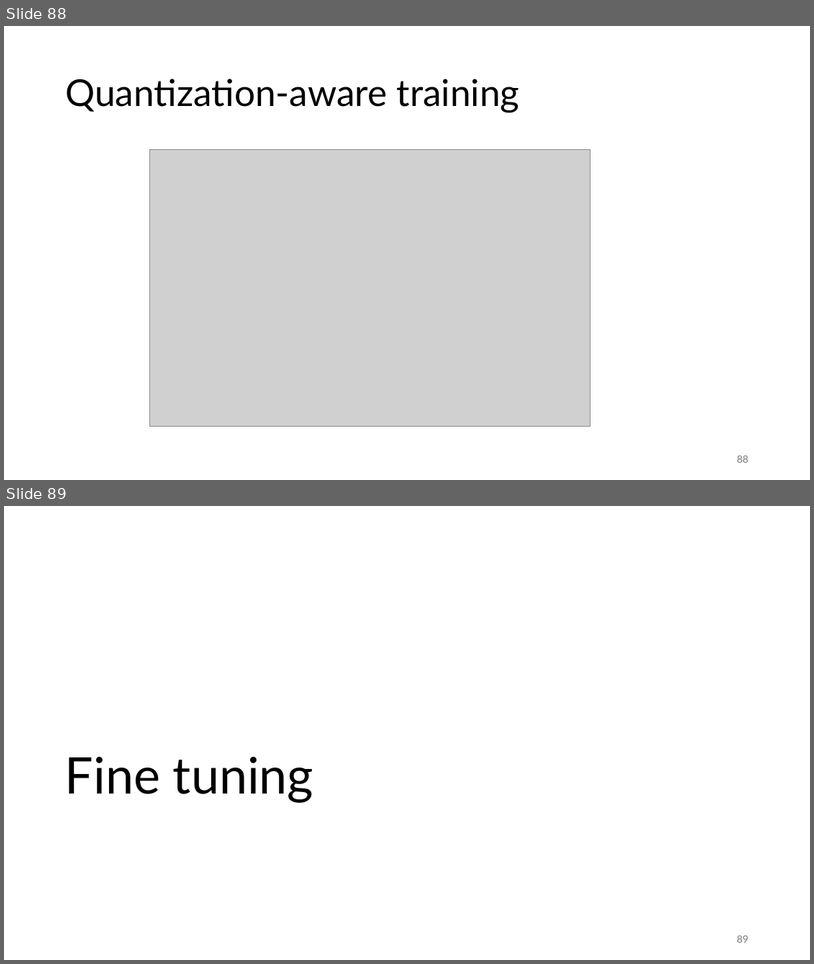
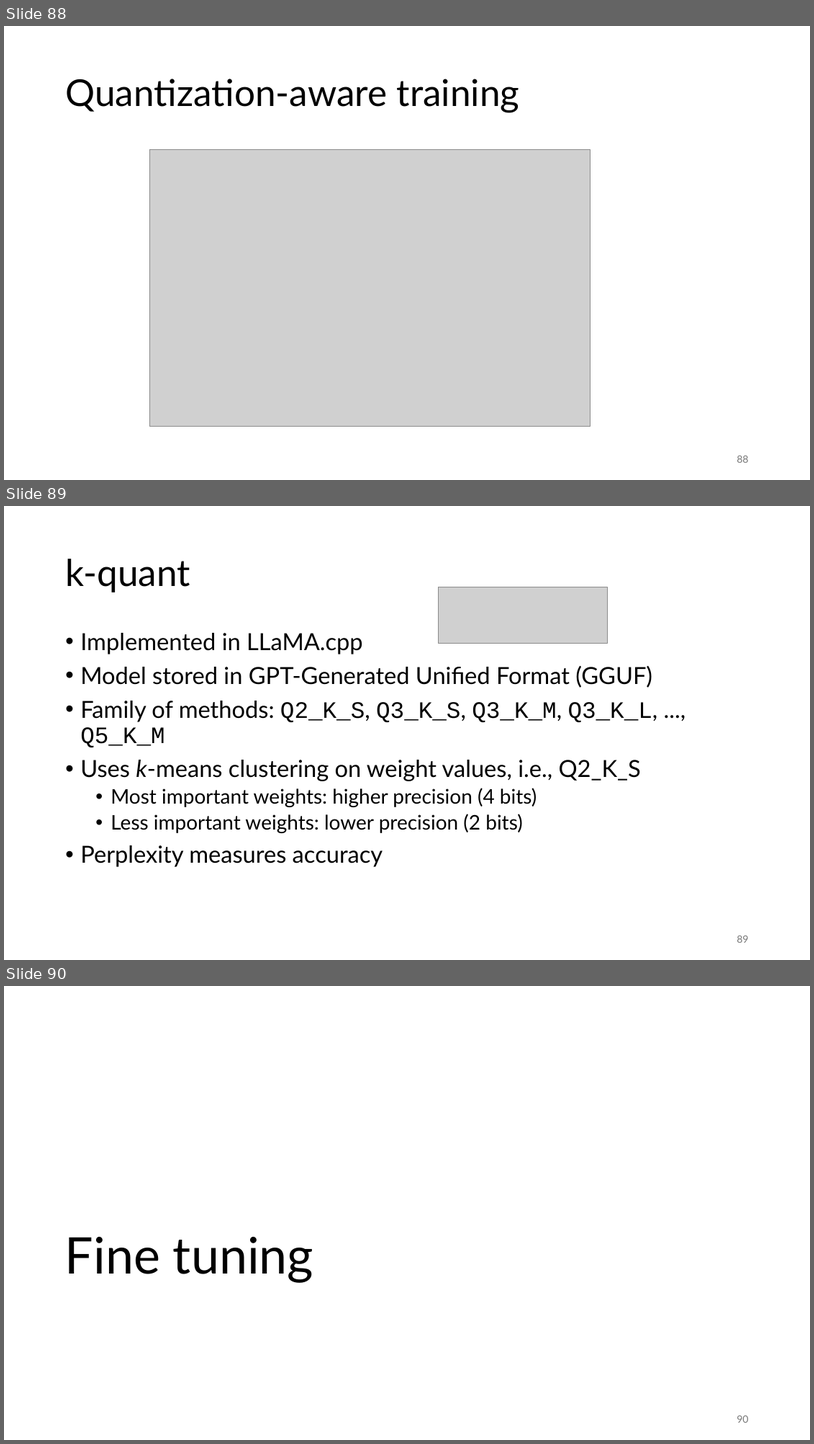
Before and after one commit to gjbex/Deploying-LLMs-locally, a slide deck: local_LLMs.pptx. Shown one above the other, each under a label of ours: slides 88 and 89 before the commit, slides 88, 89 and 90 after it. The pictures are 814x964 and 814x1444 pixels, drawn with LibreOffice and Linux fonts; fonts in the diff are those of the drawing; grey boxes stand for pictures. Boxes give left, top, right and bottom in pixels: in the first picture for what was removed or moved away, otherwise in the second. Text is boxed around its words. In the diff, an @@ line names an element or a change of style, - is before the commit and + after.

Commit message:
Add slide on k-quant

```diff
--- a/local_LLMs.pptx
+++ b/local_LLMs.pptx
@@ slide 89 added at box(4, 506, 810, 960), background #FFFFFF @@
@@ title added at box(65, 559, 190, 592), 44 pt, text #000000 @@
+k-quant
@@ picture added at box(438, 587, 607, 643) @@
@@ text added at box(80, 633, 658, 867), 28 pt, text #000000 @@
+• Implemented in LLaMA.cpp
+• Model stored in GPT-Generated Unified Format (GGUF)
+• Family of methods: Q2_K_S, Q3_K_S, Q3_K_M, Q3_K_L, ..., Q5_K_M
+• Uses k-means clustering on weight values, i.e., Q2_K_S
+  • Most important weights: higher precision (4 bits)
+  • Less important weights: lower precision (2 bits)
+• Perplexity measures accuracy
@@ page number added at box(737, 935, 748, 942), 12 pt, text #797979 @@
+89
@@ what was slide 89 is now slide 90 @@
@@ page number at box(737, 1415, 748, 1422): text changed @@
-89
+90
```
Also in this commit, not shown: 3 slides changed.
